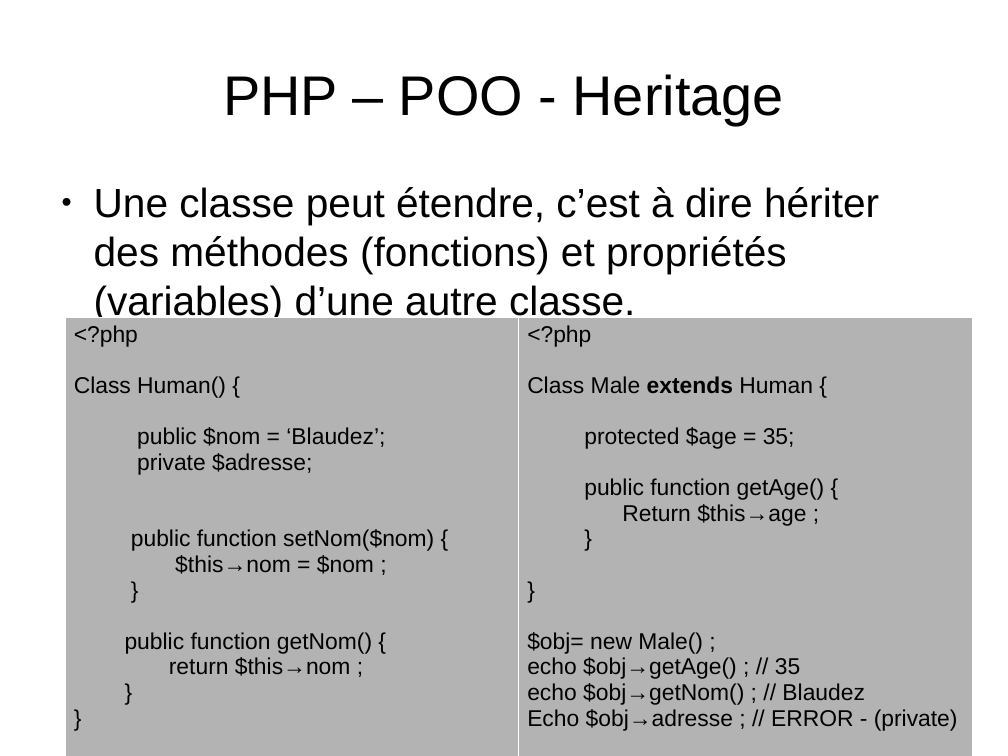
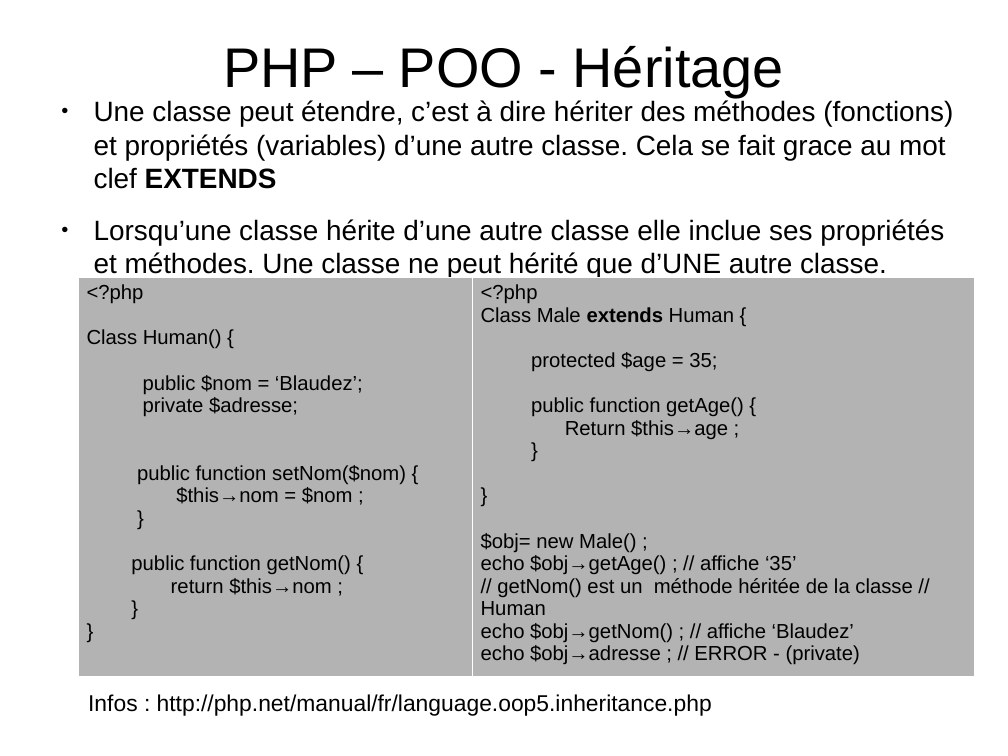
Before and after one commit to NicoM88/formation, a slide deck: slide 26 of PHP/formation.odp (slide 27 before the commit). Drawn at 1008x756 pixels with LibreOffice and Linux fonts; fonts in the diff are those of the drawing. Boxes give left, top, right and bottom in pixels: in the first picture for what was removed or moved away, otherwise in the second. Text is boxed around its words. In the diff, an @@ line names an element or a change of style, - is before the commit and + after.

```diff
--- a/PHP/formation.odp
+++ b/PHP/formation.odp
@@ title at (223, 46, 784, 97): text changed @@
-PHP – POO - Heritage
+PHP – POO - Héritage
@@ text at (94, 100, 953, 277): text changed; size 32 to 22 pt @@
-● Une classe peut étendre, c’est à dire hériter des méthodes (fonctions) et propriétés (variables) d’une autre classe.
+● Une classe peut étendre, c’est à dire hériter des méthodes (fonctions) et propriétés (variables) d’une autre classe. Cela se fait grace au mot clef EXTENDS
+● Lorsqu’une classe hérite d’une autre classe elle inclue ses propriétés et méthodes. Une classe ne peut hérité que d’UNE autre classe.
@@ table at (78, 277, 975, 677) @@
-row 1, column 2: <?php / Class Male extends Human { / protected $age = 35; / public function getAge() { / Return $this→age ; / } / } / $obj= new Male() ; / echo $obj→getAge() ; // 35 / echo $obj→getNom() ; // Blaudez / Echo $obj→adresse ; // ERROR - (private)
+row 1, column 2: <?php / Class Male extends Human { / protected $age = 35; / public function getAge() { / Return $this→age ; / } / } / $obj= new Male() ; / echo $obj→getAge() ; // affiche ‘35’ / // getNom() est un méthode héritée de la classe // Human / echo $obj→getNom() ; // affiche ‘Blaudez’ / echo $obj→adresse ; // ERROR - (private)
@@ size 18 to 16 pt in "<?php", "Class Human() {", "public $nom = ‘Blaudez’;", "private $adresse;" and 7 more places @@
@@ table: place and size @@
-table at (65, 316, 972, 756)
+table at (78, 277, 975, 677)
@@ text added at (88, 694, 712, 716), 18 pt, text #000000 @@
+Infos : http://php.net/manual/fr/language.oop5.inheritance.php
```
Also in this commit, not shown: 21 other slides changed, 2 slides added, 3 slides removed, 4 other files.
